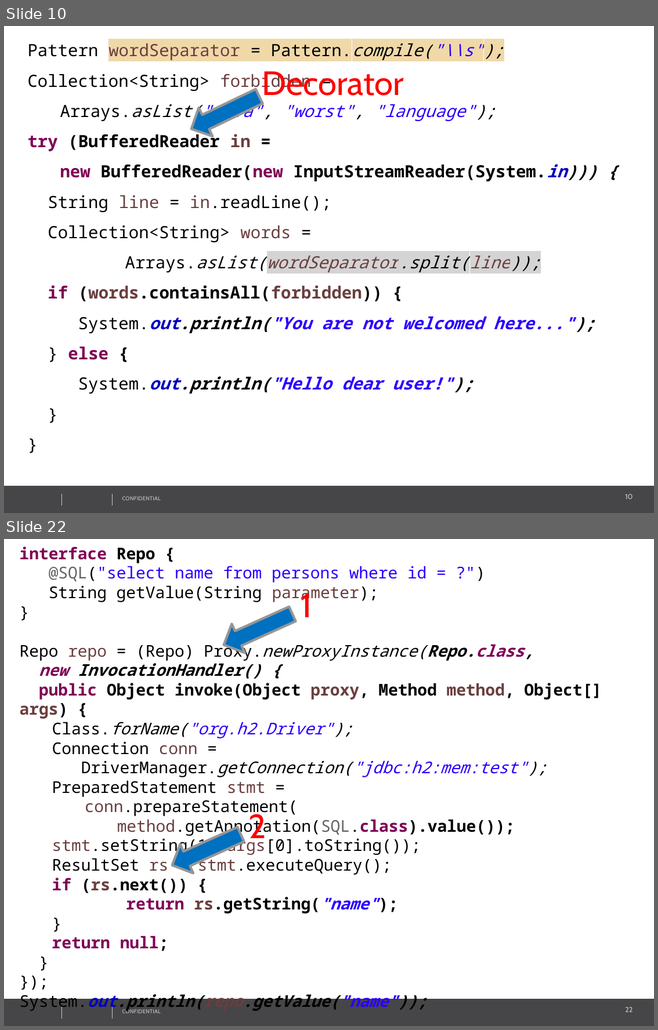
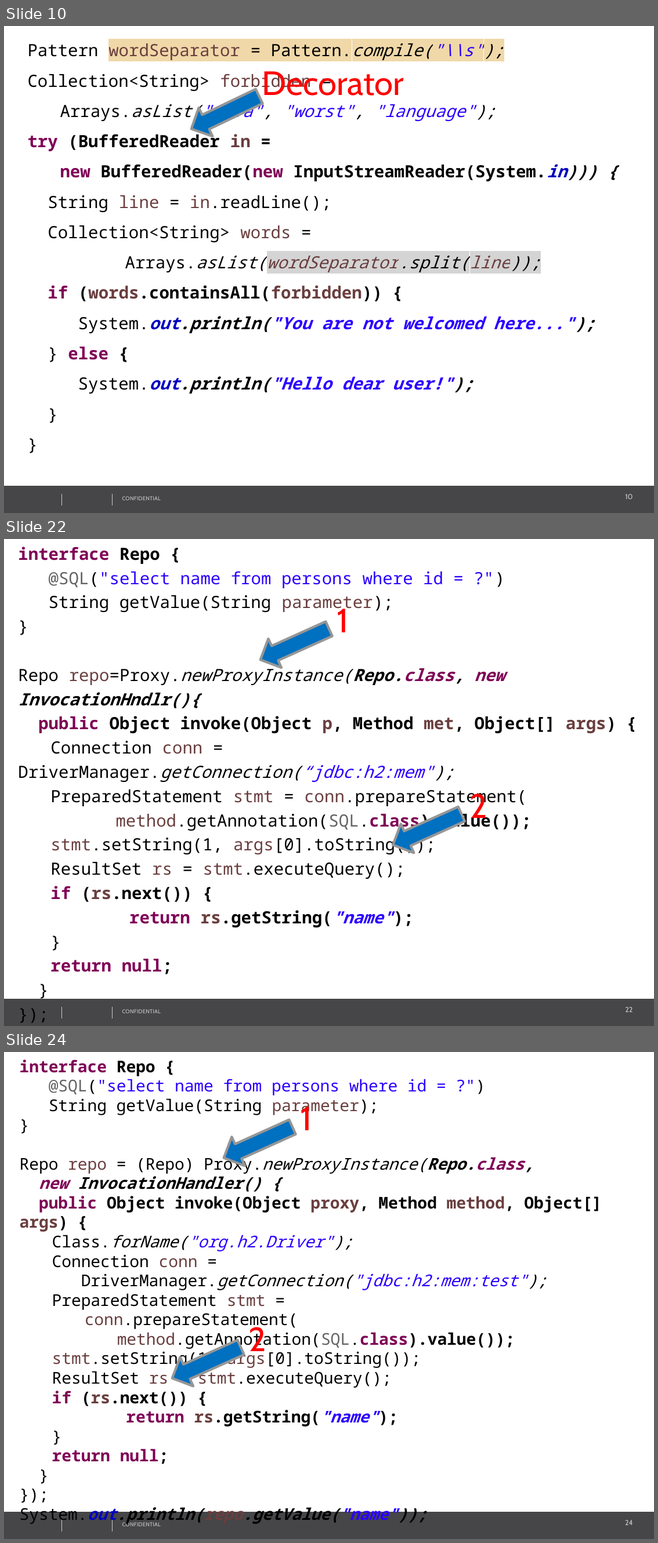
Before and after one commit to vitali-kviatkouski/personal, a slide deck: DesignPatternsQuizFinal.pptx. Shown one above the other, each under a label of ours: slides 10 and 22 before the commit, slides 10, 22 and 24 after it; the slides between them are not shown. The pictures are 658x1030 and 658x1543 pixels, drawn with LibreOffice and Linux fonts; fonts in the diff are those of the drawing; background and template pictures are left out. Boxes give left, top, right and bottom in pixels: in the first picture for what was removed or moved away, otherwise in the second. Text is boxed around its words. In the diff, an @@ line names an element or a change of style, - is before the commit and + after.

```diff
--- a/DesignPatternsQuizFinal.pptx
+++ b/DesignPatternsQuizFinal.pptx
@@ slide 22 added at <box>4,539,654,1026</box>, background #FFFFFF; not listed: 5 template elements that a slide beside it also shows @@
@@ text added at <box>18,547,616,975</box>, 14 pt, text #000000 @@
+interface Repo {
+@SQL("select name from persons where id = ?")
+String getValue(String parameter);
+}
+Repo repo=Proxy.newProxyInstance(Repo.class, new InvocationHndlr(){
+public Object invoke(Object p, Method met, Object[] args) {
+Connection conn = DriverManager.getConnection(“jdbc:h2:mem");
+PreparedStatement stmt = conn.prepareStatement(
+method.getAnnotation(SQL.class).value());
+stmt.setString(1, args[0].toString());
+ResultSet rs = stmt.executeQuery();
+if (rs.next()) {
+return rs.getString("name");
+}
+return null;
+}
+});
+System.out.println(repo.getValue("name"));
@@ text added at <box>337,605,349,632</box>, 28 pt, text #FF0000 @@
+1
@@ down arrow added at <box>253,614,336,674</box>, fill #0070C0, outline #979797 2 pt @@
@@ down arrow added at <box>386,799,468,860</box>, fill #0070C0, outline #979797 2 pt @@
@@ text added at <box>469,793,487,826</box>, 28 pt, text #FF0000 @@
+2
@@ what was slide 22 is now slide 24 @@
@@ page number at <box>625,1520,632,1525</box>: text changed @@
-22
+24
```
Also in this commit, not shown: 14 slides changed, 1 other slide added.
